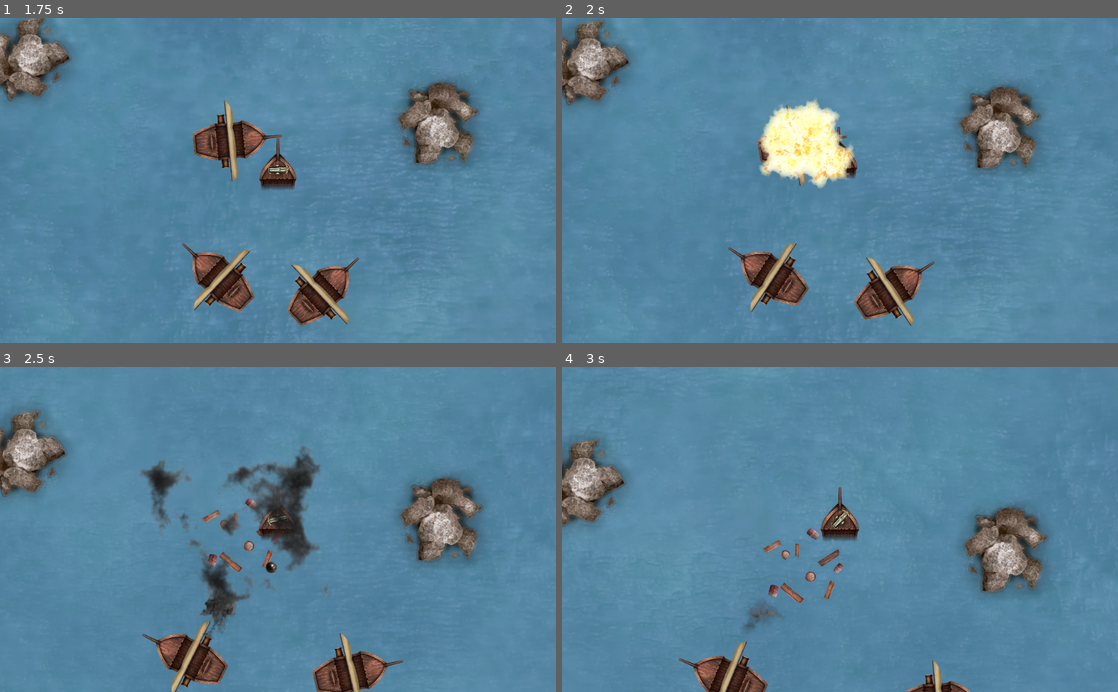
Above: before the commit, frames 1-4 (two rows, left to right).
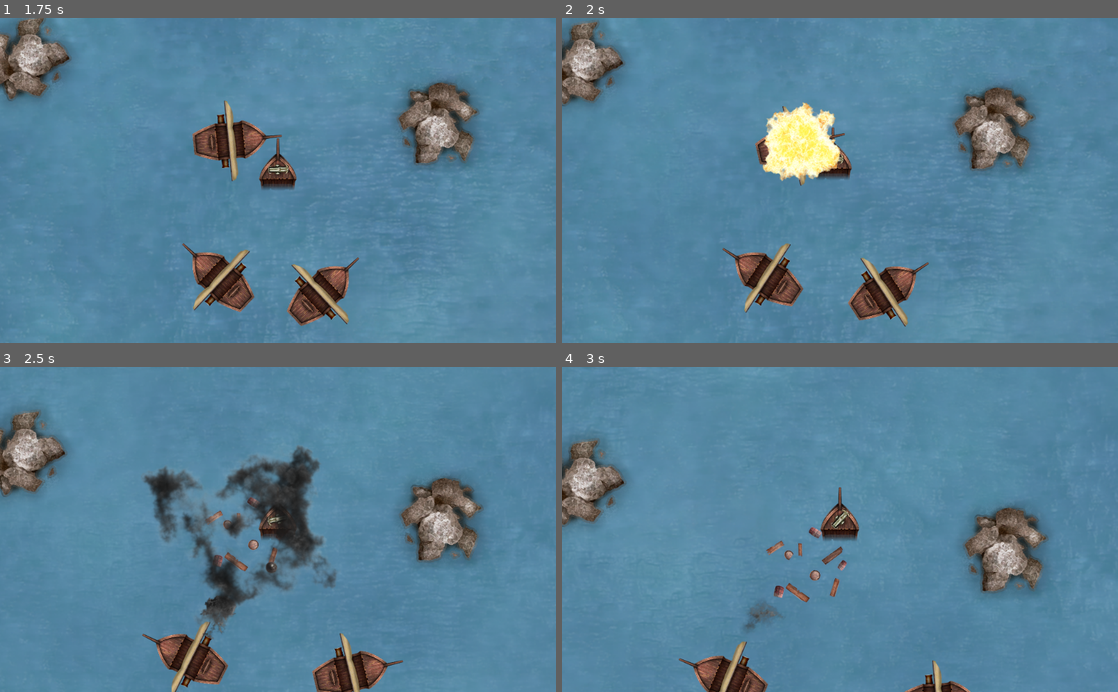
Above: after the commit, the same moments.

Repository: HedgeLizards/grappling
Game: Godot game, scene res://scenes/Menu.tscn
Two runs of this game, one before a commit and one after it. Both use one fixed random seed, a clock stepped at 60 frames per second and the inputs below. Sound files missing from this copy of the repository are replaced by a short silence.
Inputs (mouse positions are in pixels of both pictures, inside the frame that each line leads up to):
- Up to frame 1 (1.75 s): click "Yarrr!" at 0.5 s; move the mouse to (400, 164) at 1.27 s; hold D (right) from 1.28 s (still down); tap X (slow) at 1.35 s; click (400, 164) at 1.42 s
- Up to frame 2 (2 s): keep holding D (right)
- Up to frame 3 (2.5 s): move the mouse to (166, 545) at 2.02 s; release D (right) at 2.03 s; hold Down (down) from 2.03 s (still down); tap X (slow) at 2.1 s
- Up to frame 4 (3 s): move the mouse to (895, 458) at 2.77 s; release Down (down) at 2.78 s; hold D (right) from 2.78 s (still down); tap X (slow) at 2.85 s

Frame 1 is identical in both runs. In frame 2, 9.2% of the frame differs, in the area x 0-87%, y 0-96%; in frame 3, 4.9%; in frame 4, 0.8%.

Commit message:
Don't bounce on rocks grappled directly

Diff:
--- a/scenes/Player.tscn
+++ b/scenes/Player.tscn
@@ -6,11 +6,11 @@
 [ext_resource path="res://assets/player/harpoon.png" type="Texture" id=5]
 [ext_resource path="res://assets/SFX_HookShot.wav" type="AudioStream" id=8]
 
-[sub_resource type="RectangleShape2D" id=1]
-extents = Vector2( 57, 57 )
+[sub_resource type="CircleShape2D" id=3]
+radius = 60.0
 
-[sub_resource type="RectangleShape2D" id=2]
-extents = Vector2( 57, 57 )
+[sub_resource type="CircleShape2D" id=4]
+radius = 64.0
 
 [node name="Player" type="KinematicBody2D"]
 collision_layer = 8
@@ -26,7 +26,7 @@
 
 [node name="Shape" type="CollisionShape2D" parent="."]
 position = Vector2( 0, 8 )
-shape = SubResource( 1 )
+shape = SubResource( 3 )
 
 [node name="Ram" type="Area2D" parent="."]
 collision_layer = 0
@@ -37,7 +37,7 @@
 [node name="CollisionShape2D" type="CollisionShape2D" parent="Ram"]
 visible = false
 position = Vector2( 0, 8 )
-shape = SubResource( 2 )
+shape = SubResource( 4 )
 
 [node name="HookShot" type="AudioStreamPlayer" parent="."]
 stream = ExtResource( 8 )
--- a/scripts/Player.gd
+++ b/scripts/Player.gd
@@ -73,14 +73,17 @@
 	else:
 		velocity = velocity.limit_length(max(velocity.length() - DAMPING * delta, 0))
 
+	var previous_transform = transform
 	var collision = move_and_collide(velocity * delta)
 	if collision != null:
-		if target != null:
-			release()
-		velocity = -velocity.reflect(collision.normal) * 0.5
-		move_and_collide(-collision.remainder.reflect(collision.normal))
-
-	#velocity = move_and_slide(velocity)
+		if target != null and collision.collider == hook.bodies[0]:
+			transform = previous_transform
+			velocity = move_and_slide(velocity)
+		else:
+			if target != null:
+				release()
+			velocity = -velocity.reflect(collision.normal) * 0.4
+			move_and_collide(-collision.remainder.reflect(collision.normal))
 
 	$Camera2D.target_zoom = velocity.length() / MAX_SPEED
 
